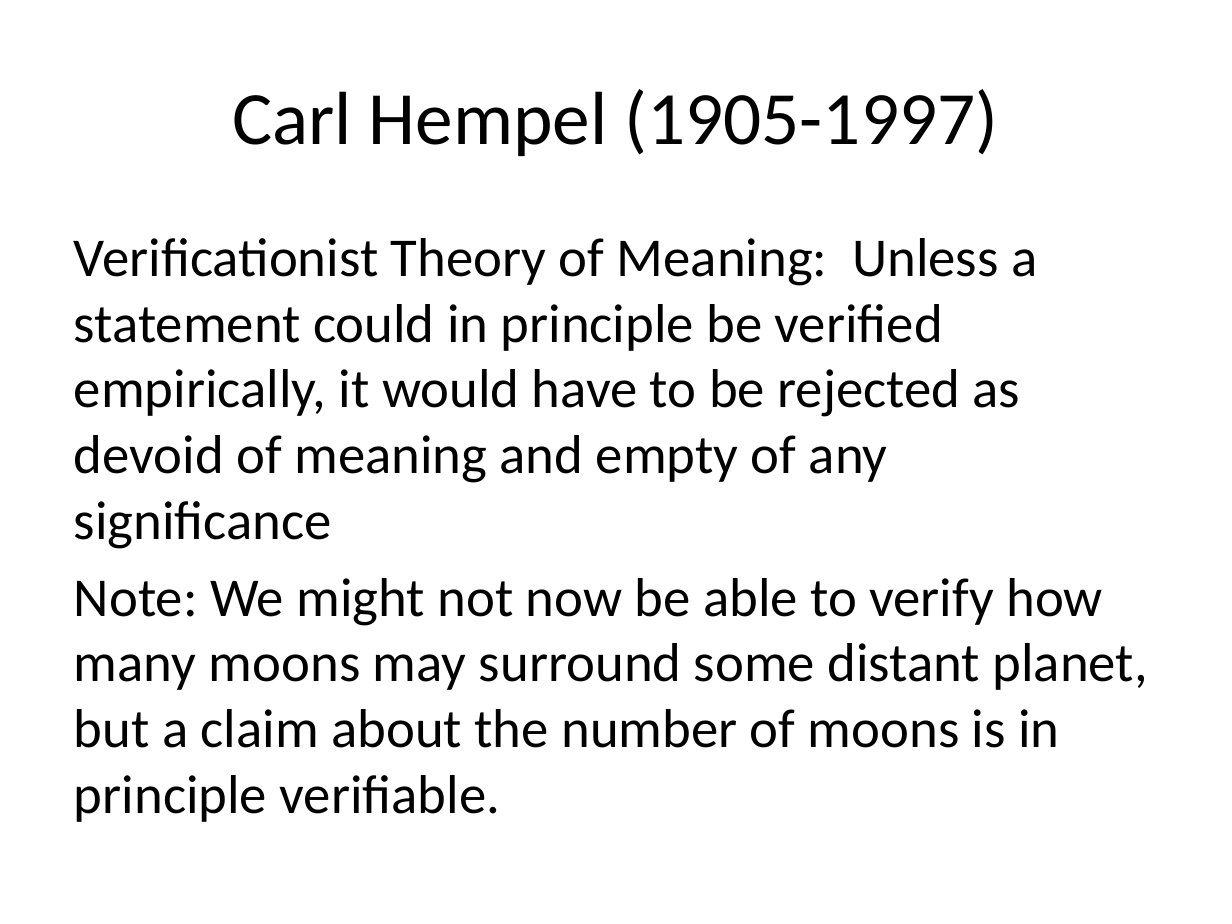
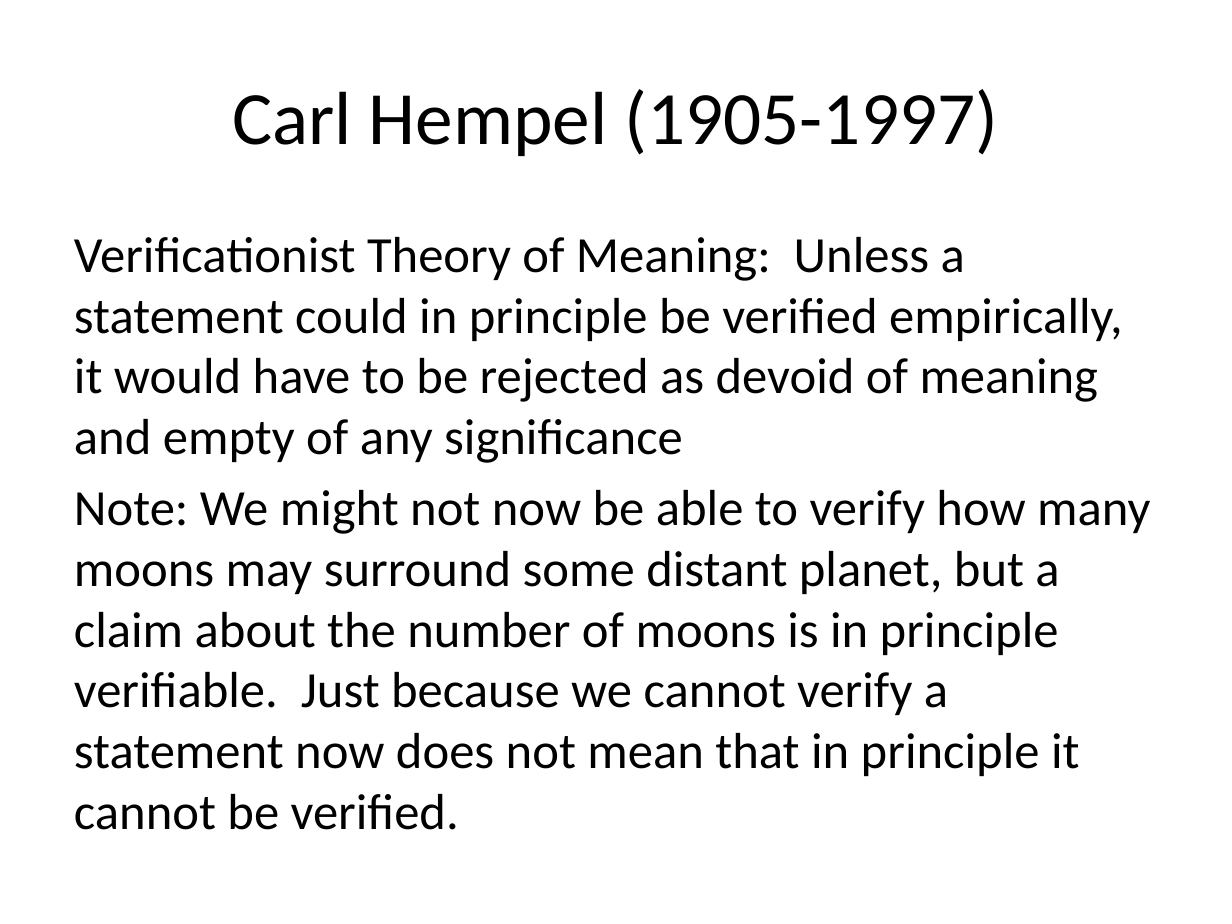
Before and after one commit to Ediblelnk/Kutztown-MSC, a slide deck: slide 6 of PHI241-philosophy-of-the-mind/lecture-slides/Behaviorism.pptx. Drawn at 1232x924 pixels with LibreOffice and Linux fonts; fonts in the diff are those of the drawing. Boxes give left, top, right and bottom in pixels: in the first picture for what was removed or moved away, otherwise in the second. Text is boxed around its words. In the diff, an @@ line names an element or a change of style, - is before the commit and + after.

```diff
--- a/PHI241-philosophy-of-the-mind/lecture-slides/Behaviorism.pptx
+++ b/PHI241-philosophy-of-the-mind/lecture-slides/Behaviorism.pptx
@@ text at (x1=74, y1=237, x2=1123, y2=463): size 32 to 29.6 pt in "Verificationist Theory of Meaning: Unless a statement ..." @@
@@ text at (x1=74, y1=490, x2=1150, y2=830): text changed; size 32 to 29.6 pt @@
-Note: We might not now be able to verify how many moons may surround some distant planet, but a claim about the number of moons is in principle verifiable.
+Note: We might not now be able to verify how many moons may surround some distant planet, but a claim about the number of moons is in principle verifiable. Just because we cannot verify a statement now does not mean that in principle it cannot be verified.
```
Also in this commit, not shown: 1 other slide changed, 11 slides added, 2 other files.
